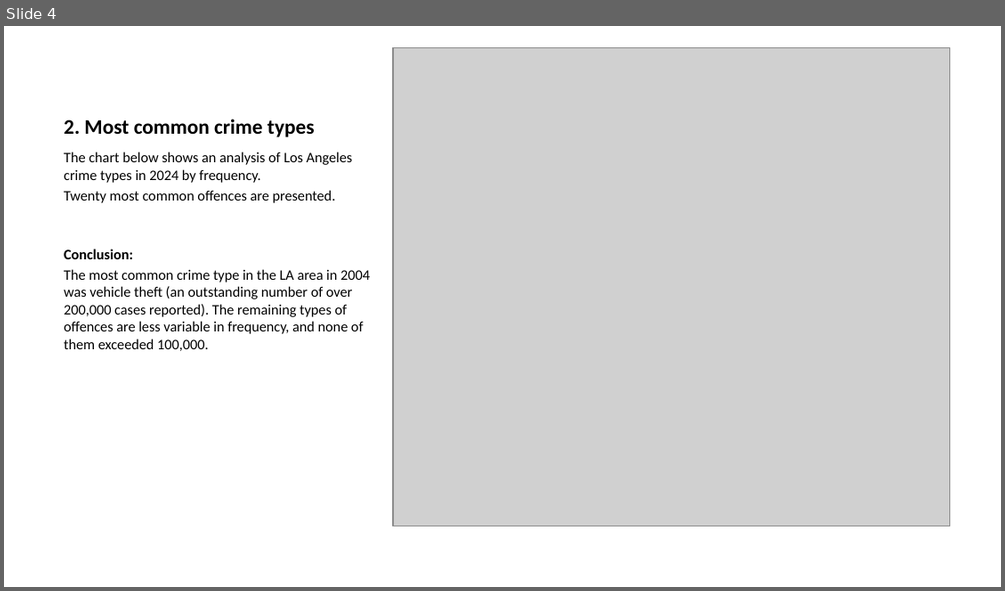
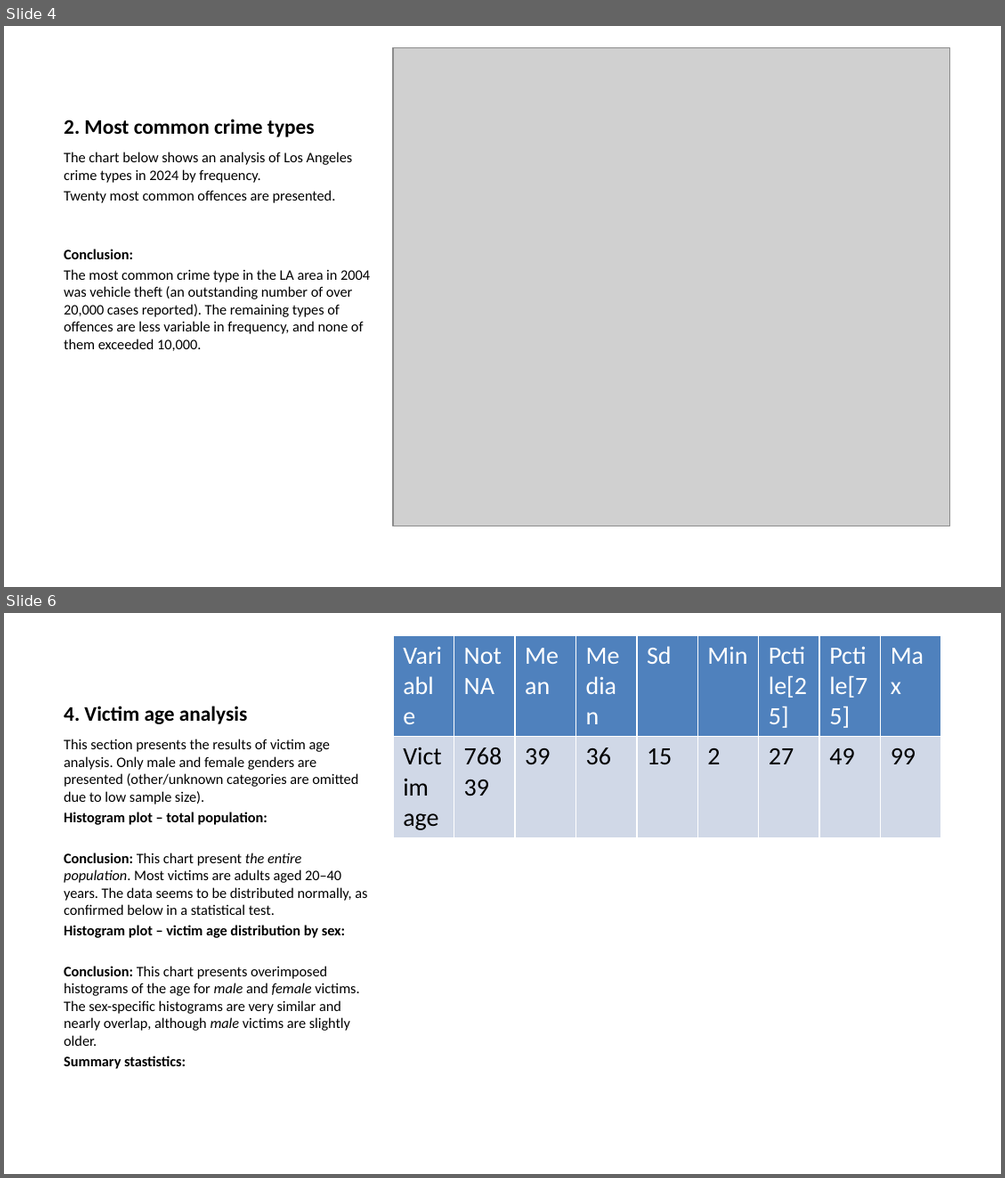
Before and after one commit to glizzynski/Project_Quarto_R, a slide deck: Project_Quarto_R.pptx. Shown one above the other, each under a label of ours: slide 4 before the commit, slides 4 and 6 after it; the slides between them are not shown. The pictures are 1005x591 and 1005x1178 pixels, drawn with LibreOffice and Linux fonts; fonts in the diff are those of the drawing; grey boxes stand for pictures. Boxes give left, top, right and bottom in pixels: in the first picture for what was removed or moved away, otherwise in the second. Text is boxed around its words. In the diff, an @@ line names an element or a change of style, - is before the commit and + after.

Commit message:
Finished all sections.

```diff
--- a/Project_Quarto_R.pptx
+++ b/Project_Quarto_R.pptx
@@ slide 6 added at (4, 613, 1001, 1174), background #FFFFFF @@
@@ table added at (393, 635, 940, 1112), 2 rows, 9 columns @@
+Variable | NotNA | Mean | Median | Sd | Min | Pctile[25] | Pctile[75] | Max
+Victim age | 76839 | 39 | 36 | 15 | 2 | 27 | 49 | 99
@@ title added at (64, 706, 247, 724), 15 pt, text #000000, bold @@
+4. Victim age analysis
@@ text added at (64, 738, 367, 1069), 10.5 pt, text #000000 @@
+This section presents the results of victim age analysis. Only male and female genders are presented (other/unknown categories are omitted due to low sample size).
+Histogram plot – total population:
+Conclusion: This chart present the entire population. Most victims are adults aged 20–40 years. The data seems to be distributed normally, as confirmed below in a statistical test.
+Histogram plot – victim age distribution by sex:
+Conclusion: This chart presents overimposed histograms of the age for male and female victims. The sex-specific histograms are very similar and nearly overlap, although male victims are slightly older.
+Summary stastistics:
@@ slide 4 changed as well @@
@@ text at (64, 269, 370, 351): text changed @@
-The most common crime type in the LA area in 2004 was vehicle theft (an outstanding number of over 200,000 cases reported). The remaining types of offences are less variable in frequency, and none of them exceeded 100,000.
+The most common crime type in the LA area in 2004 was vehicle theft (an outstanding number of over 20,000 cases reported). The remaining types of offences are less variable in frequency, and none of them exceeded 10,000.
```
Also in this commit, not shown: 5 other slides changed, 3 other slides added, 3 other files.
